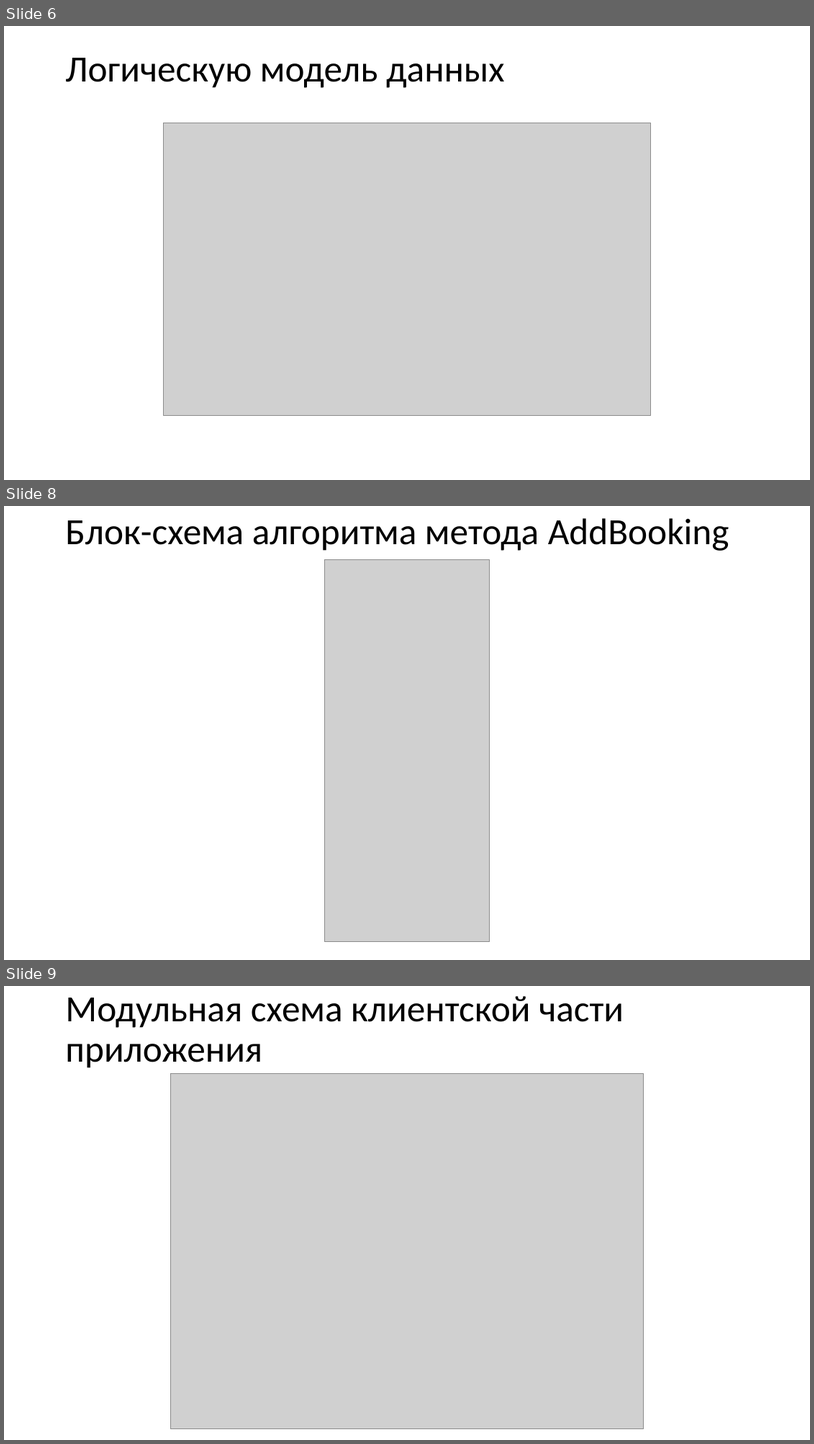
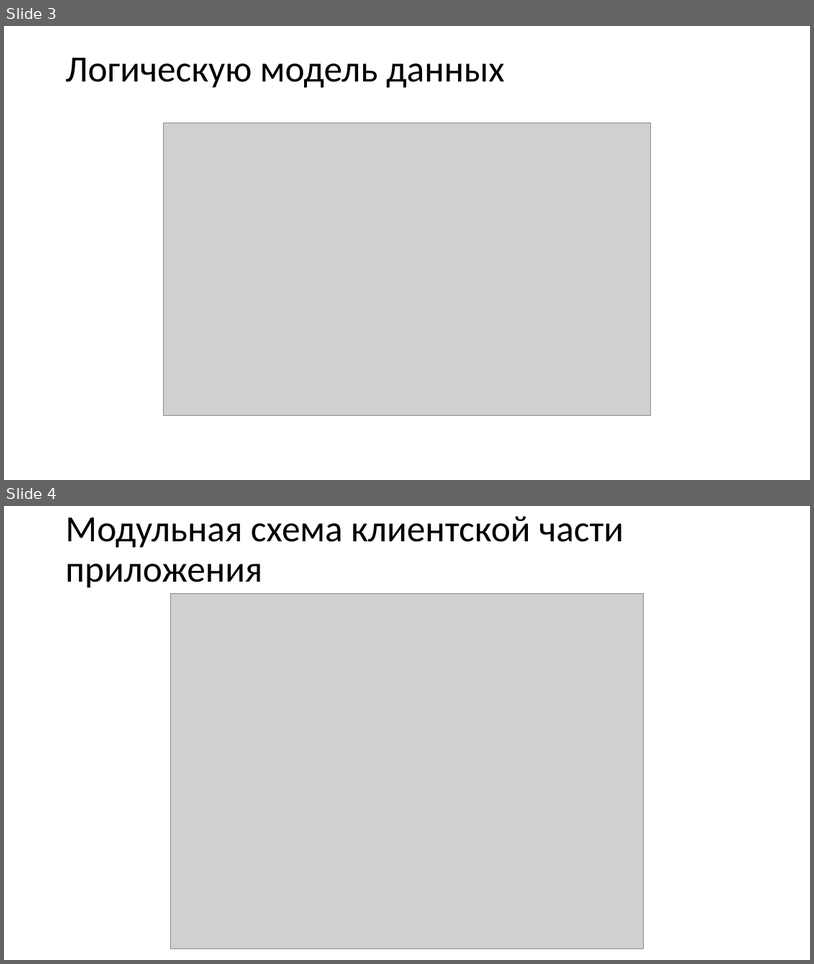
Before and after one commit to 1NiKuz1/Cinema, a slide deck: Материалы/Презентация к курсовому проекту.pptx. Shown one above the other, each under a label of ours: slides 6, 8 and 9 before the commit, slides 3 and 4 after it; the slides between them are not shown. The pictures are 814x1444 and 814x964 pixels, drawn with LibreOffice and Linux fonts; fonts in the diff are those of the drawing; grey boxes stand for pictures. Boxes give left, top, right and bottom in pixels: in the first picture for what was removed or moved away, otherwise in the second. Text is boxed around its words. In the diff, an @@ line names an element or a change of style, - is before the commit and + after.

```diff
--- a/Материалы/Презентация к курсовому проекту.pptx
+++ b/Материалы/Презентация к курсовому проекту.pptx
@@ slide 8 removed at bbox=[4, 506, 810, 960], background #FFFFFF @@
@@ title removed at bbox=[65, 518, 730, 551] @@
-Блок-схема алгоритма метода AddBooking
@@ picture removed at bbox=[324, 559, 490, 941] @@
@@ what was slide 6 is now slide 3 @@
@@ what was slide 9 is now slide 4 @@
```
Also in this commit, not shown: 10 other slides removed, 9 other files.
